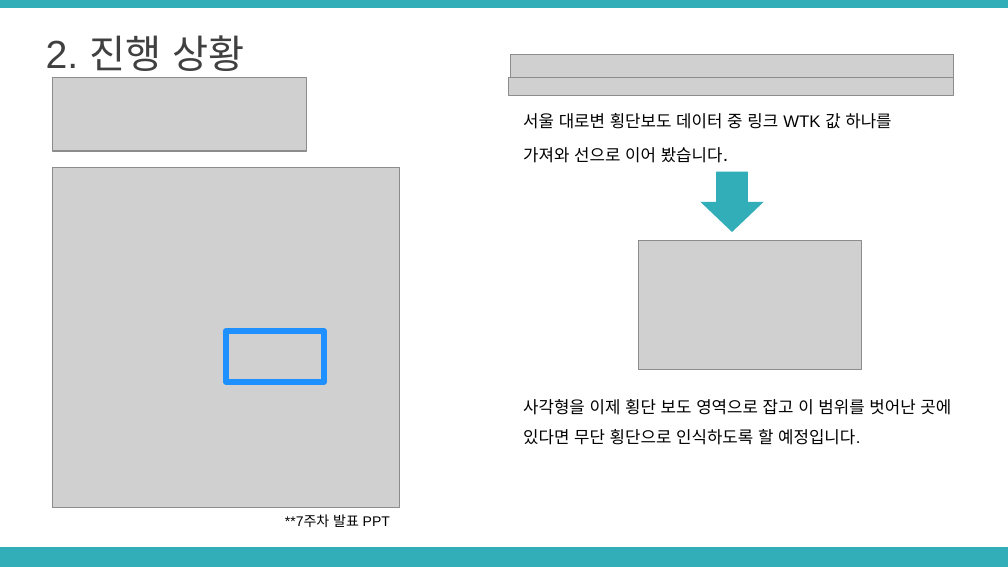
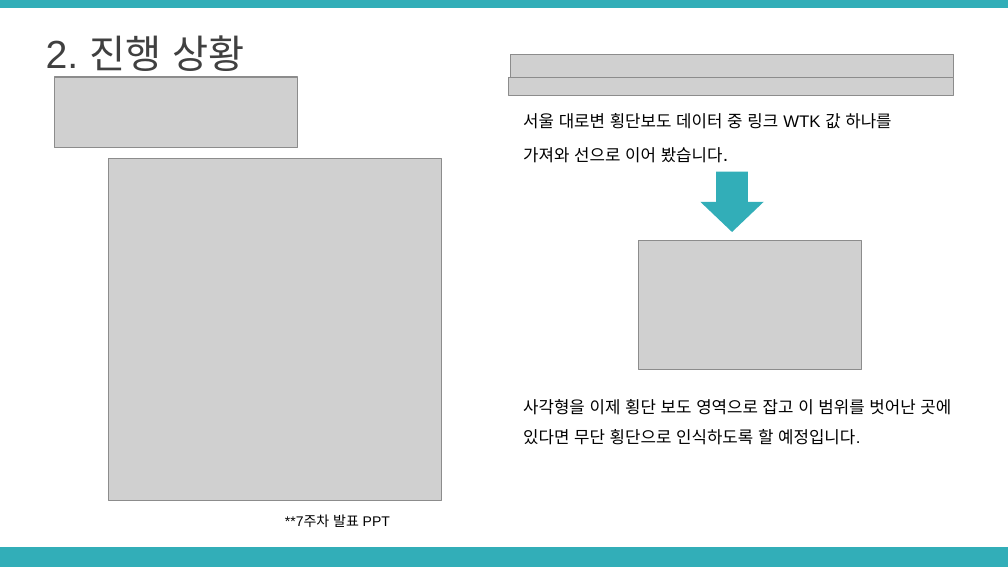
Before and after one commit to LimHyeji/Safety_Assistant, a slide deck: slide 8 of 8주차 중간발표 PPT(6조, 노란돌고래).pptx. Drawn at 1008x567 pixels with LibreOffice and Linux fonts; fonts in the diff are those of the drawing; grey boxes stand for pictures. Boxes give left, top, right and bottom in pixels: in the first picture for what was removed or moved away, otherwise in the second. Text is boxed around its words. In the diff, an @@ line names an element or a change of style, - is before the commit and + after.

Commit message:
8주차 중간발표 PPT
8주차 중간발표 PPT

```diff
--- a/8주차 중간발표 PPT(6조, 노란돌고래).pptx
+++ b/8주차 중간발표 PPT(6조, 노란돌고래).pptx
@@ picture: place and size @@
-picture at [52, 78, 306, 151]
+picture at [54, 77, 298, 147]
@@ picture: place and size @@
-picture at [52, 167, 400, 507]
+picture at [109, 158, 442, 500]
@@ rectangle removed at [226, 331, 324, 381] @@
```
